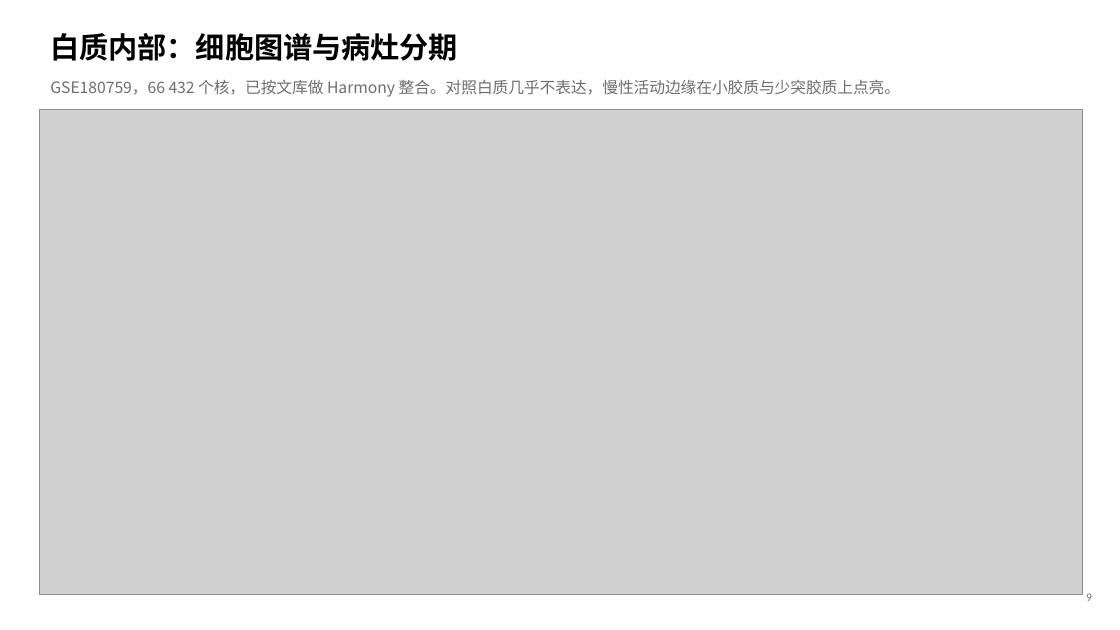
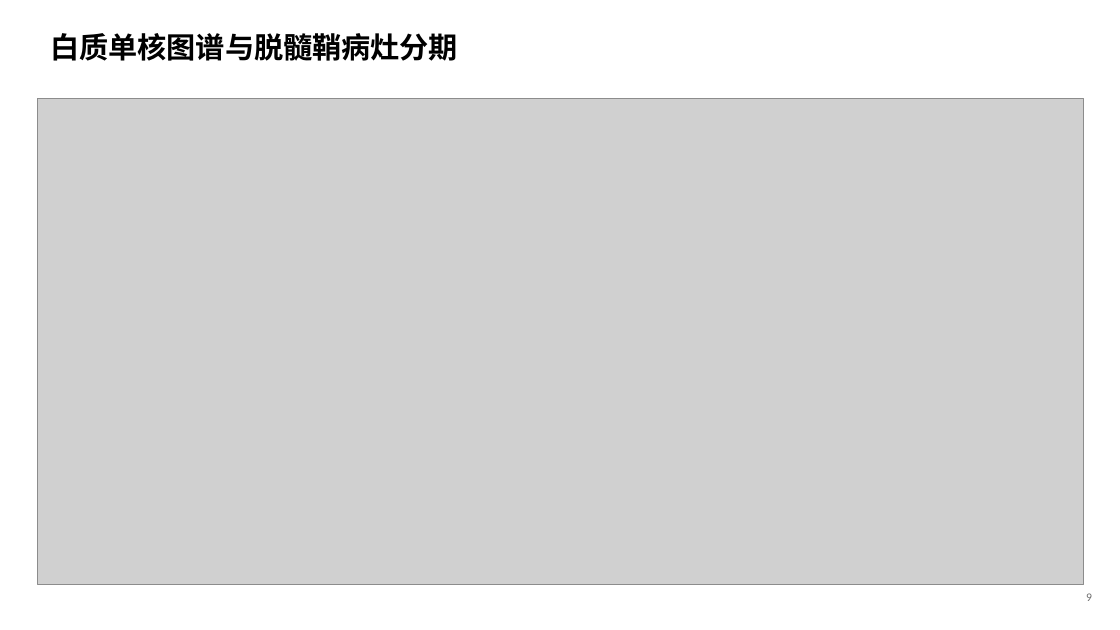
Before and after one commit to 7c96bzczcj-prog/aaa, a slide deck: slide 10 of results/mda5/MDA5_IFIH1_人脑与MS.pptx. Drawn at 1120x630 pixels with LibreOffice and Linux fonts; fonts in the diff are those of the drawing; grey boxes stand for pictures. Boxes give left, top, right and bottom in pixels: in the first picture for what was removed or moved away, otherwise in the second. Text is boxed around its words. In the diff, an @@ line names an element or a change of style, - is before the commit and + after.

```diff
--- a/results/mda5/MDA5_IFIH1_人脑与MS.pptx
+++ b/results/mda5/MDA5_IFIH1_人脑与MS.pptx
@@ text at bbox=[50, 33, 458, 61]: text changed @@
-白质内部：细胞图谱与病灶分期
+白质单核图谱与脱髓鞘病灶分期
@@ text removed at bbox=[50, 80, 900, 97] @@
-GSE180759，66 432 个核，已按文库做 Harmony 整合。对照白质几乎不表达，慢性活动边缘在小胶质与少突胶质上点亮。
@@ picture: place and size @@
-picture at bbox=[39, 109, 1083, 595]
+picture at bbox=[38, 98, 1084, 586]
```
Also in this commit, not shown: 9 other slides changed, 2 slides added, 2 slides removed, 16 other files.
